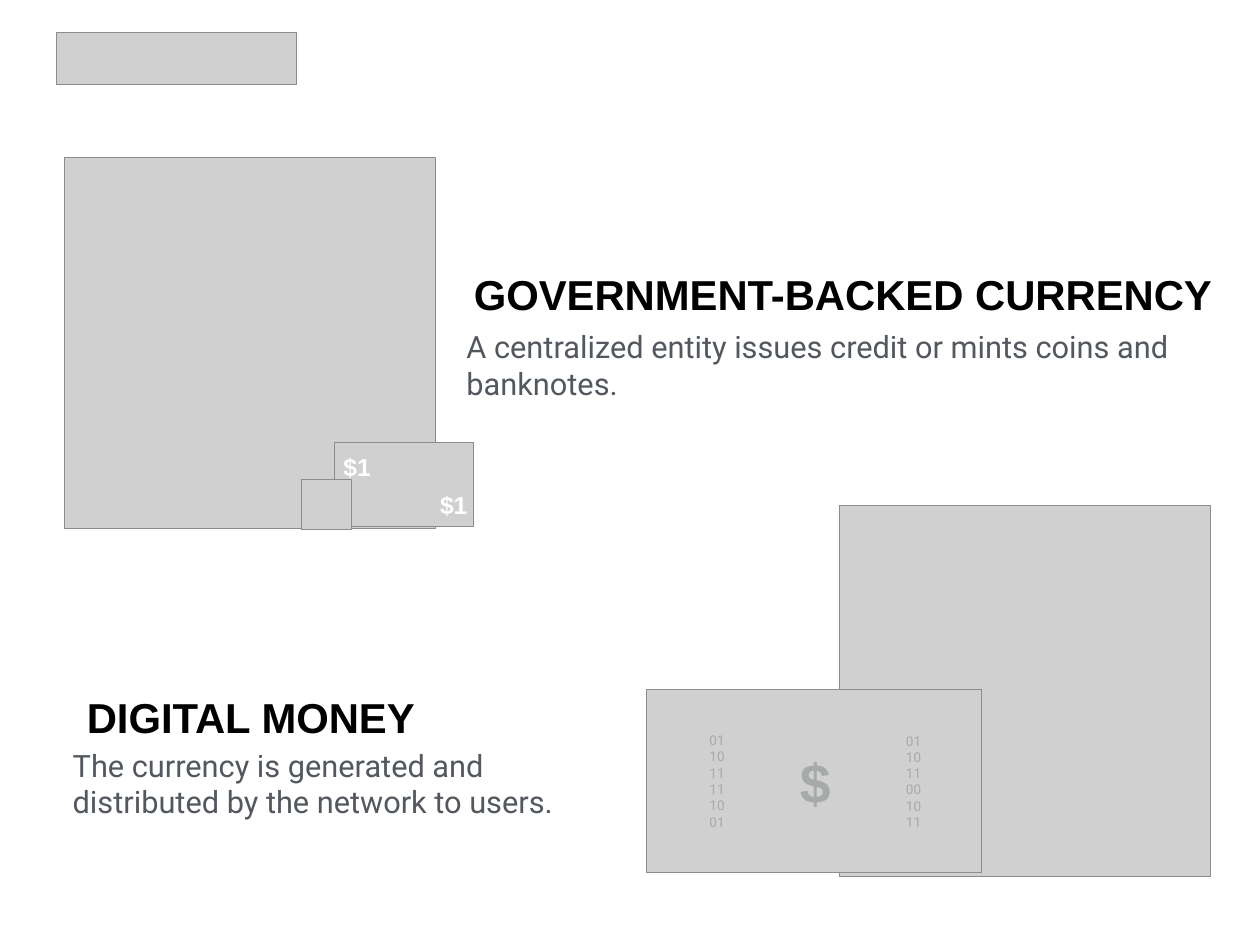
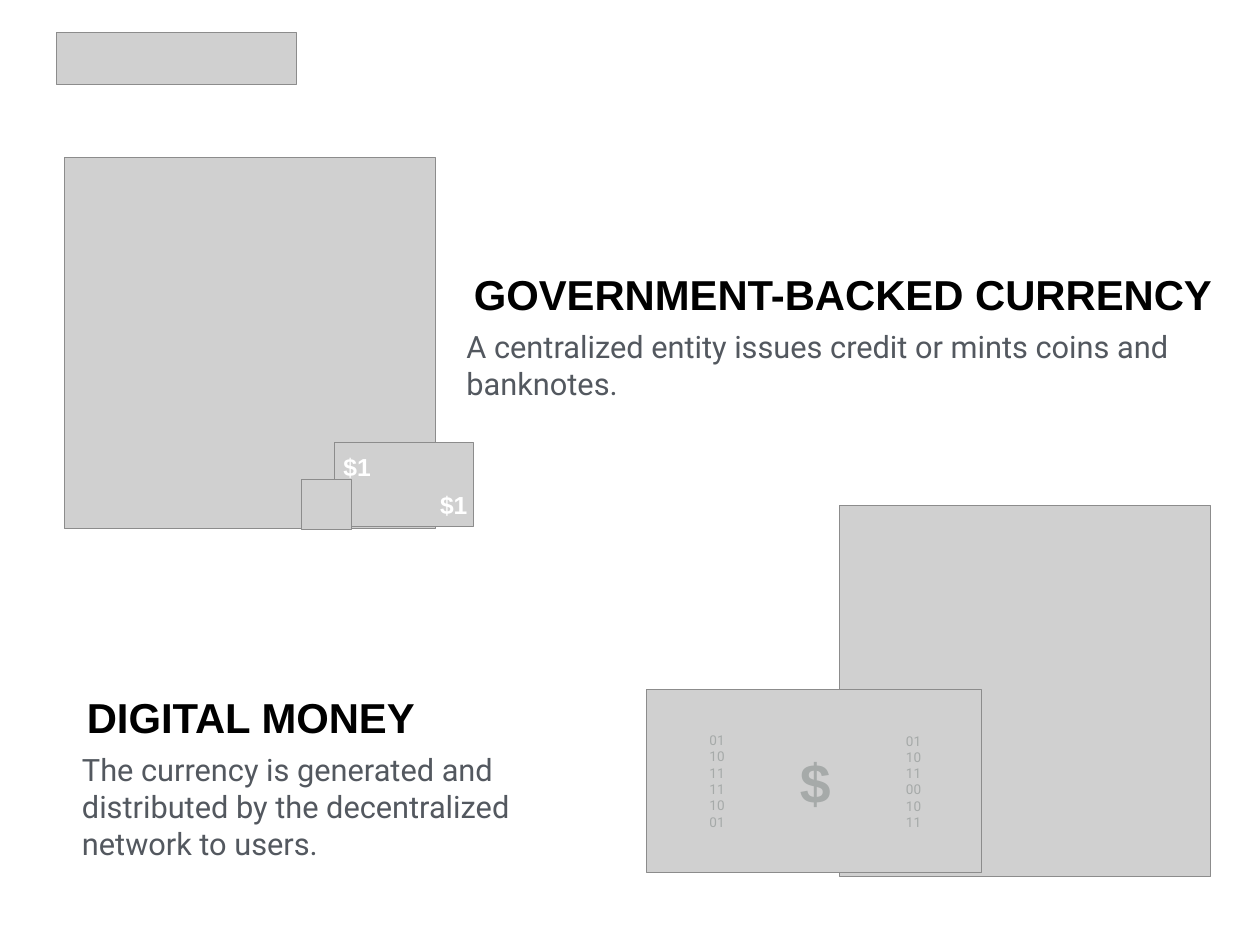
Before and after one commit to texture/ethereum101, a slide deck: slide 7 of cryptocurrency/cryptocurrency.ppt (slide 4 before the commit). Drawn at 1260x945 pixels with LibreOffice and Linux fonts; fonts in the diff are those of the drawing; grey boxes stand for pictures. Boxes give left, top, right and bottom in pixels: in the first picture for what was removed or moved away, otherwise in the second. Text is boxed around its words. In the diff, an @@ line names an element or a change of style, - is before the commit and + after.

```diff
--- a/cryptocurrency/cryptocurrency.ppt
+++ b/cryptocurrency/cryptocurrency.ppt
@@ text "The currency is generated and": place and size @@
-text "The currency is generated and" at [73, 754, 552, 820]
+text "The currency is generated and" at [82, 758, 509, 856]
@@ text at [82, 795, 509, 856]: text changed @@
-distributed by the network to users.
+distributed by the decentralized
+network to users.
```
Also in this commit, not shown: 2 other slides changed, 2 slides added, 1 slide removed, 10 other files.
